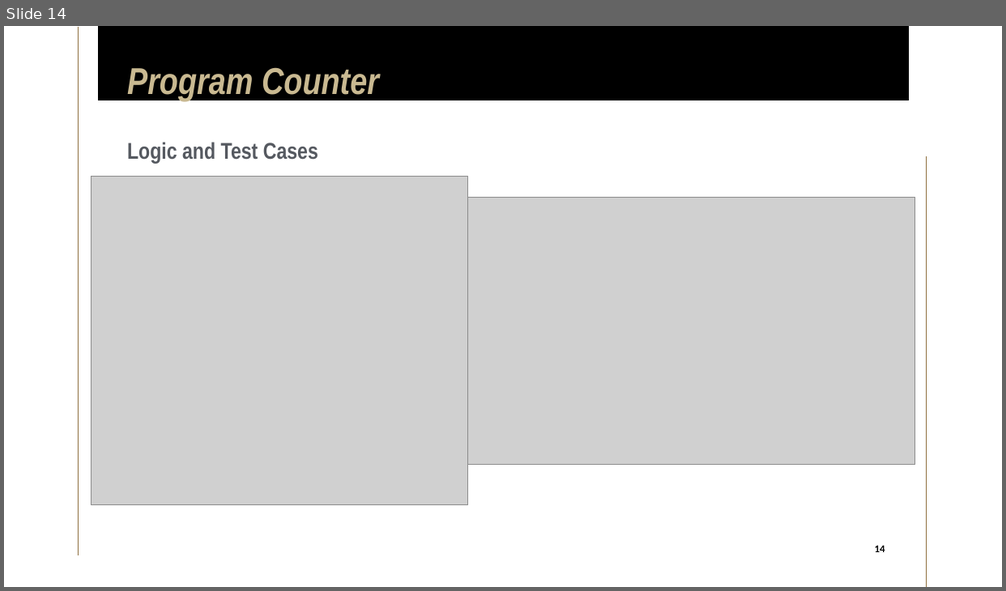
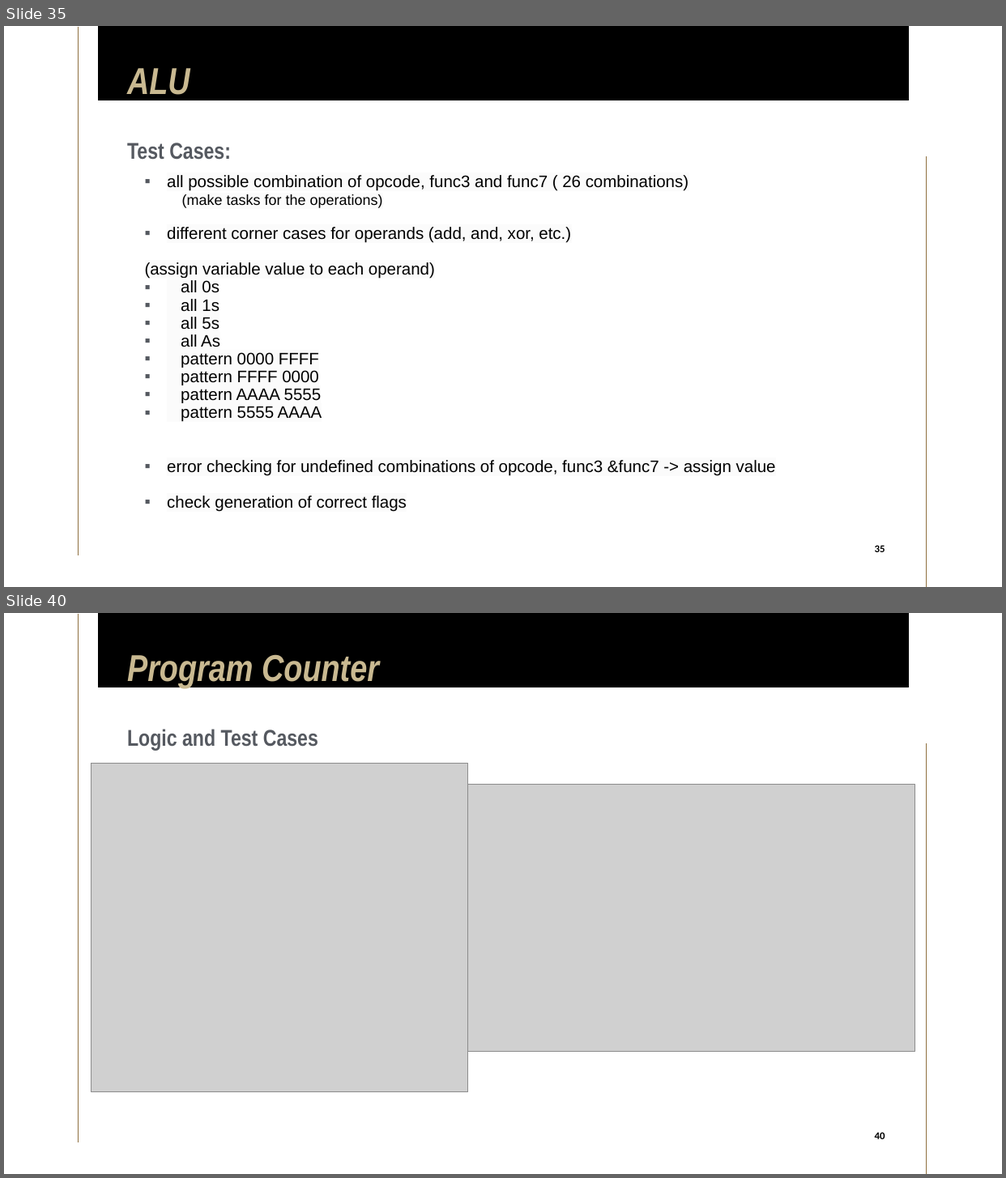
Before and after one commit to limichael246/STARS_2024, a slide deck: Project_Proposal.pptx. Shown one above the other, each under a label of ours: slide 14 before the commit, slides 35 and 40 after it; the slides between them are not shown. The pictures are 1006x591 and 1006x1178 pixels, drawn with LibreOffice and Linux fonts; fonts in the diff are those of the drawing; grey boxes stand for pictures. Boxes give left, top, right and bottom in pixels: in the first picture for what was removed or moved away, otherwise in the second. Text is boxed around its words. In the diff, an @@ line names an element or a change of style, - is before the commit and + after.

```diff
--- a/Project_Proposal.pptx
+++ b/Project_Proposal.pptx
@@ slide 35 added at box(4, 26, 1002, 587), background #FFFFFF; not listed: 3 template elements that a slide beside it also shows @@
@@ title added at box(127, 68, 190, 101), 36 pt, text #C9B991, bold, italic @@
+ALU
@@ subtitle added at box(127, 143, 231, 160), 22 pt, text #555960, bold @@
+Test Cases:
@@ text added at box(145, 175, 776, 512), 16 pt, text #000000 @@
+▪ all possible combination of opcode, func3 and func7 ( 26 combinations)
+(make tasks for the operations)
+▪ different corner cases for operands (add, and, xor, etc.)
+(assign variable value to each operand)
+▪ all 0s
+▪ all 1s
+▪ all 5s
+▪ all As
+▪ pattern 0000 FFFF
+▪ pattern FFFF 0000
+▪ pattern AAAA 5555
+▪ pattern 5555 AAAA
+▪ error checking for undefined combinations of opcode, func3 &func7 -> assign value
+▪ check generation of correct flags
@@ page number added at box(868, 539, 891, 557), 10 pt, text #000000, bold @@
+35
@@ what was slide 14 is now slide 40 @@
@@ page number at box(875, 1132, 885, 1139): text changed @@
-14
+40
```
Also in this commit, not shown: 8 slides changed, 37 other slides added, 5 slides removed.
